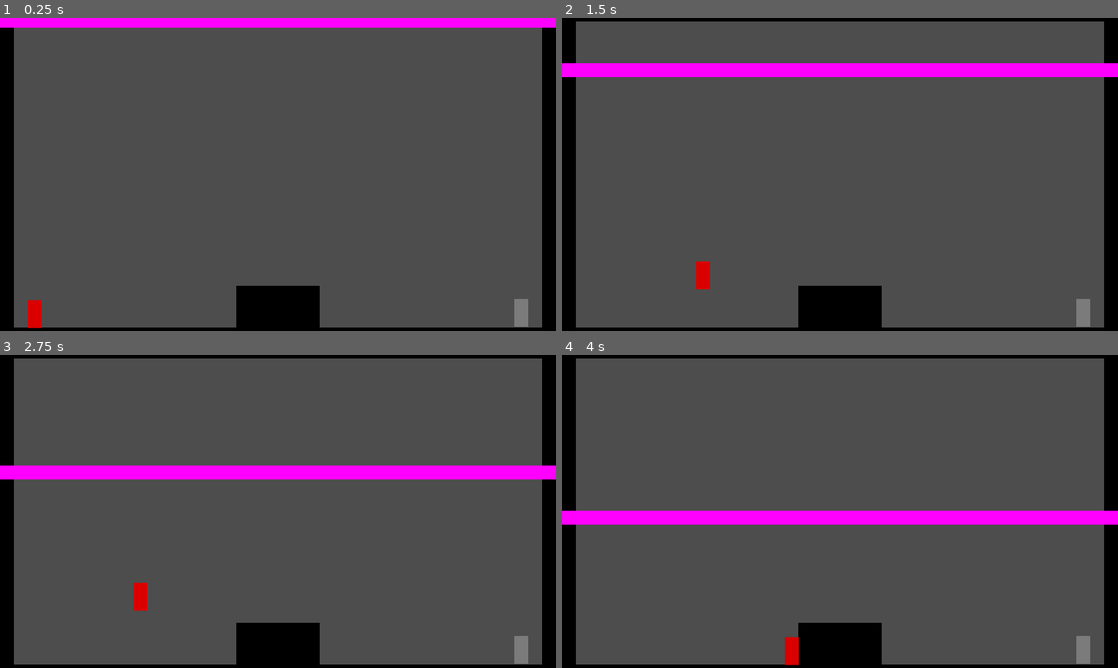
Above: before the commit, frames 1-4 (two rows, left to right).
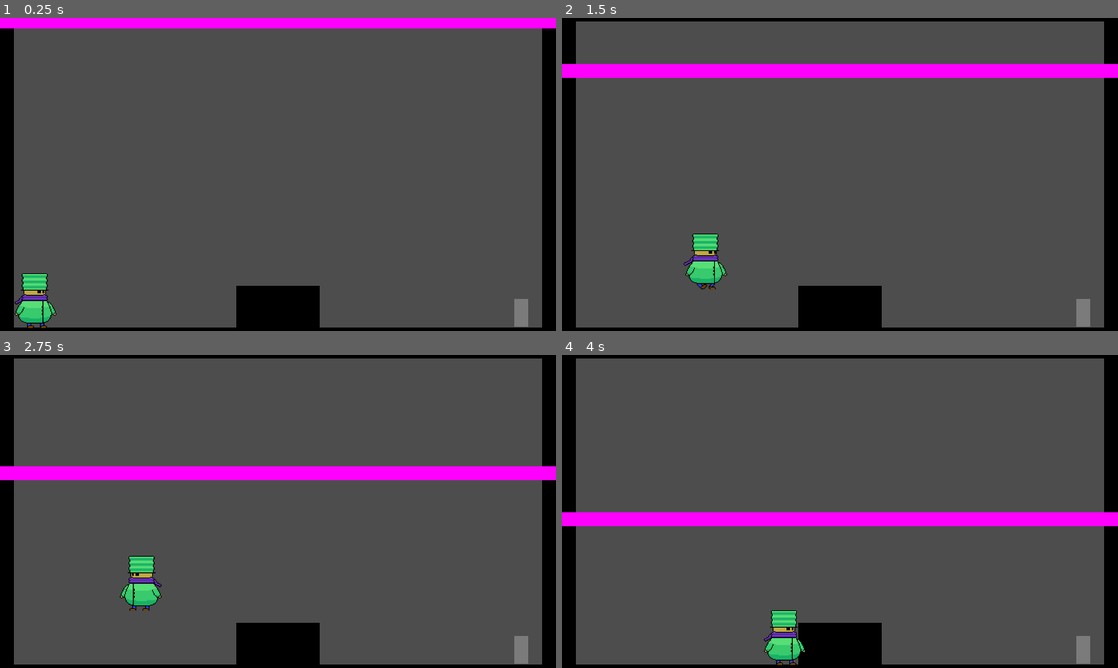
Above: after the commit, the same moments.

Repository: thanikTheDev/shrinking-nightmare
Game: Godot game, scene res://Scenes/Level1.tscn
Same seed, same stepped clock (60 frames per second), same inputs: the game is played once before the commit and once after it.
Inputs:
- Up to frame 1 (0.25 s): no input
- Up to frame 2 (1.5 s): tap Enter at 0.5 s; hold S (crouch) 0.53-1.28 s; hold D (right) from 0.53 s (still down); tap Space (jump) at 0.77, 0.8, 1.07, 1.35 s
- Up to frame 3 (2.75 s): tap Space (jump) at 1.52, 1.82, 2.3 s; tap S (crouch) at 1.55 s; release D (right) at 2.03 s; hold A (left) from 2.03 s (still down); hold S (crouch) from 2.03 s (still down)
- Up to frame 4 (4 s): release A (left) at 2.78 s; release S (crouch) at 2.78 s; hold D (right) from 2.78 s (still down); tap S (crouch) at 2.85 s; tap Space (jump) at 3.02, 3.32 s; hold Space (jump) from 3.53 s (still down)

The runs differ from the first frame. In frame 1, 1.1% of the frame differs, in the area x 0-100%, y 2-100%; in frame 2, 1.4%; in frame 3, 1.4%; in frame 4, 1.8%, in the area x 0-100%, y 49-100%.

Commit message:
Player Animations and Player Script cleanup

Diff:
--- a/Prefabs/Player.tscn
+++ b/Prefabs/Player.tscn
@@ -1,26 +1,265 @@
-[gd_scene load_steps=5 format=3 uid="uid://bmbvdjsjnpi6d"]
+[gd_scene load_steps=21 format=3 uid="uid://bmbvdjsjnpi6d"]
 
 [ext_resource type="Script" path="res://Scripts/Player.gd" id="1_o4bp7"]
-
-[sub_resource type="Gradient" id="Gradient_dwdho"]
-offsets = PackedFloat32Array(1)
-colors = PackedColorArray(0.862745, 0, 0, 1)
-
-[sub_resource type="GradientTexture2D" id="GradientTexture2D_hl0qt"]
-gradient = SubResource("Gradient_dwdho")
-width = 16
-height = 32
+[ext_resource type="Texture2D" uid="uid://b7anped7kintn" path="res://Sprites/Player.png" id="2_3nppt"]
+[ext_resource type="AudioStream" uid="uid://c46wnhppl617y" path="res://Sounds/Effects/walk.wav" id="3_7cf0i"]
 
 [sub_resource type="CapsuleShape2D" id="CapsuleShape2D_k114r"]
-radius = 8.0
-height = 31.0
+radius = 22.0
+height = 64.0
+
+[sub_resource type="Animation" id="Animation_rt0i1"]
+resource_name = "idle_left"
+length = 2.0
+loop_mode = 1
+tracks/0/type = "value"
+tracks/0/imported = false
+tracks/0/enabled = true
+tracks/0/path = NodePath("Sprite:frame")
+tracks/0/interp = 1
+tracks/0/loop_wrap = true
+tracks/0/keys = {
+"times": PackedFloat32Array(0, 0.7, 0.8, 1.3, 1.4, 1.5, 1.6),
+"transitions": PackedFloat32Array(1, 1, 1, 1, 1, 1, 1),
+"update": 1,
+"values": [1, 0, 1, 0, 1, 0, 1]
+}
+tracks/1/type = "value"
+tracks/1/imported = false
+tracks/1/enabled = true
+tracks/1/path = NodePath("Sprite:flip_h")
+tracks/1/interp = 1
+tracks/1/loop_wrap = true
+tracks/1/keys = {
+"times": PackedFloat32Array(0),
+"transitions": PackedFloat32Array(1),
+"update": 1,
+"values": [true]
+}
+
+[sub_resource type="Animation" id="Animation_sx58w"]
+length = 0.001
+tracks/0/type = "value"
+tracks/0/imported = false
+tracks/0/enabled = true
+tracks/0/path = NodePath("Sprite:flip_h")
+tracks/0/interp = 1
+tracks/0/loop_wrap = true
+tracks/0/keys = {
+"times": PackedFloat32Array(0),
+"transitions": PackedFloat32Array(1),
+"update": 1,
+"values": [false]
+}
+tracks/1/type = "value"
+tracks/1/imported = false
+tracks/1/enabled = true
+tracks/1/path = NodePath("Sprite:frame")
+tracks/1/interp = 1
+tracks/1/loop_wrap = true
+tracks/1/keys = {
+"times": PackedFloat32Array(0),
+"transitions": PackedFloat32Array(1),
+"update": 1,
+"values": [1]
+}
+
+[sub_resource type="Animation" id="Animation_4lohu"]
+resource_name = "idle_right"
+length = 2.0
+loop_mode = 1
+tracks/0/type = "value"
+tracks/0/imported = false
+tracks/0/enabled = true
+tracks/0/path = NodePath("Sprite:frame")
+tracks/0/interp = 1
+tracks/0/loop_wrap = true
+tracks/0/keys = {
+"times": PackedFloat32Array(0, 0.7, 0.8, 1.3, 1.4, 1.5, 1.6),
+"transitions": PackedFloat32Array(1, 1, 1, 1, 1, 1, 1),
+"update": 1,
+"values": [1, 0, 1, 0, 1, 0, 1]
+}
+tracks/1/type = "value"
+tracks/1/imported = false
+tracks/1/enabled = true
+tracks/1/path = NodePath("Sprite:flip_h")
+tracks/1/interp = 1
+tracks/1/loop_wrap = true
+tracks/1/keys = {
+"times": PackedFloat32Array(0),
+"transitions": PackedFloat32Array(1),
+"update": 1,
+"values": [false]
+}
+
+[sub_resource type="Animation" id="Animation_5hy54"]
+resource_name = "walk_left"
+length = 0.4
+loop_mode = 1
+tracks/0/type = "value"
+tracks/0/imported = false
+tracks/0/enabled = true
+tracks/0/path = NodePath("Sprite:frame")
+tracks/0/interp = 1
+tracks/0/loop_wrap = true
+tracks/0/keys = {
+"times": PackedFloat32Array(0, 0.1, 0.2, 0.3),
+"transitions": PackedFloat32Array(1, 1, 1, 1),
+"update": 1,
+"values": [1, 2, 1, 3]
+}
+tracks/1/type = "value"
+tracks/1/imported = false
+tracks/1/enabled = true
+tracks/1/path = NodePath("Sprite:flip_h")
+tracks/1/interp = 1
+tracks/1/loop_wrap = true
+tracks/1/keys = {
+"times": PackedFloat32Array(0),
+"transitions": PackedFloat32Array(1),
+"update": 1,
+"values": [true]
+}
+tracks/2/type = "audio"
+tracks/2/imported = false
+tracks/2/enabled = true
+tracks/2/path = NodePath("AudioStreamPlayer2D")
+tracks/2/interp = 1
+tracks/2/loop_wrap = true
+tracks/2/keys = {
+"clips": [{
+"end_offset": 3.14,
+"start_offset": 0.0,
+"stream": ExtResource("3_7cf0i")
+}],
+"times": PackedFloat32Array(0)
+}
+tracks/2/use_blend = true
+
+[sub_resource type="Animation" id="Animation_6so73"]
+resource_name = "walk_right"
+length = 0.4
+loop_mode = 1
+tracks/0/type = "value"
+tracks/0/imported = false
+tracks/0/enabled = true
+tracks/0/path = NodePath("Sprite:frame")
+tracks/0/interp = 1
+tracks/0/loop_wrap = true
+tracks/0/keys = {
+"times": PackedFloat32Array(0, 0.1, 0.2, 0.3),
+"transitions": PackedFloat32Array(1, 1, 1, 1),
+"update": 1,
+"values": [1, 2, 1, 3]
+}
+tracks/1/type = "value"
+tracks/1/imported = false
+tracks/1/enabled = true
+tracks/1/path = NodePath("Sprite:flip_h")
+tracks/1/interp = 1
+tracks/1/loop_wrap = true
+tracks/1/keys = {
+"times": PackedFloat32Array(0),
+"transitions": PackedFloat32Array(1),
+"update": 1,
+"values": [false]
+}
+tracks/2/type = "audio"
+tracks/2/imported = false
+tracks/2/enabled = true
+tracks/2/path = NodePath("AudioStreamPlayer2D")
+tracks/2/interp = 1
+tracks/2/loop_wrap = true
+tracks/2/keys = {
+"clips": [{
+"end_offset": 3.14,
+"start_offset": 0.0,
+"stream": ExtResource("3_7cf0i")
+}],
+"times": PackedFloat32Array(0)
+}
+tracks/2/use_blend = true
+
+[sub_resource type="AnimationLibrary" id="AnimationLibrary_nfcs4"]
+_data = {
+"RESET": SubResource("Animation_sx58w"),
+"idle_left": SubResource("Animation_rt0i1"),
+"idle_right": SubResource("Animation_4lohu"),
+"walk_left": SubResource("Animation_5hy54"),
+"walk_right": SubResource("Animation_6so73")
+}
+
+[sub_resource type="AnimationNodeAnimation" id="AnimationNodeAnimation_1ffyc"]
+animation = &"idle_right"
+
+[sub_resource type="AnimationNodeAnimation" id="AnimationNodeAnimation_022r7"]
+animation = &"idle_left"
+
+[sub_resource type="AnimationNodeBlendSpace1D" id="AnimationNodeBlendSpace1D_5tjjx"]
+blend_point_0/node = SubResource("AnimationNodeAnimation_1ffyc")
+blend_point_0/pos = 1.0
+blend_point_1/node = SubResource("AnimationNodeAnimation_022r7")
+blend_point_1/pos = -1.0
+value_label = "x"
+blend_mode = 1
+
+[sub_resource type="AnimationNodeAnimation" id="AnimationNodeAnimation_q08tn"]
+animation = &"walk_right"
+
+[sub_resource type="AnimationNodeAnimation" id="AnimationNodeAnimation_ctgxi"]
+animation = &"walk_left"
+
+[sub_resource type="AnimationNodeBlendSpace1D" id="AnimationNodeBlendSpace1D_81qng"]
+blend_point_0/node = SubResource("AnimationNodeAnimation_q08tn")
+blend_point_0/pos = 1.0
+blend_point_1/node = SubResource("AnimationNodeAnimation_ctgxi")
+blend_point_1/pos = -1.0
+blend_mode = 1
+
+[sub_resource type="AnimationNodeStateMachineTransition" id="AnimationNodeStateMachineTransition_2mu4t"]
+advance_mode = 2
+
+[sub_resource type="AnimationNodeStateMachineTransition" id="AnimationNodeStateMachineTransition_7p1o4"]
+advance_mode = 2
+advance_condition = &"walking"
+
+[sub_resource type="AnimationNodeStateMachineTransition" id="AnimationNodeStateMachineTransition_33su7"]
+advance_mode = 2
+advance_condition = &"idling"
+
+[sub_resource type="AnimationNodeStateMachine" id="AnimationNodeStateMachine_duypr"]
+states/Idle/node = SubResource("AnimationNodeBlendSpace1D_5tjjx")
+states/Idle/position = Vector2(344, 100)
+states/Walk/node = SubResource("AnimationNodeBlendSpace1D_81qng")
+states/Walk/position = Vector2(519, 100)
+transitions = ["Start", "Idle", SubResource("AnimationNodeStateMachineTransition_2mu4t"), "Idle", "Walk", SubResource("AnimationNodeStateMachineTransition_7p1o4"), "Walk", "Idle", SubResource("AnimationNodeStateMachineTransition_33su7")]
 
 [node name="Player" type="CharacterBody2D" groups=["Player"]]
-position = Vector2(0, -16)
+position = Vector2(0, -32)
 script = ExtResource("1_o4bp7")
 
 [node name="Sprite" type="Sprite2D" parent="."]
-texture = SubResource("GradientTexture2D_hl0qt")
+texture = ExtResource("2_3nppt")
+hframes = 5
+vframes = 5
+frame = 1
 
 [node name="Collider" type="CollisionShape2D" parent="."]
 shape = SubResource("CapsuleShape2D_k114r")
+
+[node name="AnimationPlayer" type="AnimationPlayer" parent="."]
+libraries = {
+"": SubResource("AnimationLibrary_nfcs4")
+}
+
+[node name="AnimationTree" type="AnimationTree" parent="."]
+tree_root = SubResource("AnimationNodeStateMachine_duypr")
+anim_player = NodePath("../AnimationPlayer")
+active = true
+parameters/conditions/idling = false
+parameters/conditions/walking = false
+parameters/Idle/blend_position = 0.0
+parameters/Walk/blend_position = 0.003003
+
+[node name="AudioStreamPlayer2D" type="AudioStreamPlayer2D" parent="."]
--- a/Scripts/Player.gd
+++ b/Scripts/Player.gd
@@ -8,7 +8,11 @@
 const SPEED = 150.0
 
 @onready var collider : CollisionShape2D = $Collider
+@onready var animation_tree : AnimationTree = $AnimationTree
+
+var collider_height: int = 63
 var crouched : bool = false
+var current_speed : float
 var direction : float
 var gravity = ProjectSettings.get_setting("physics/2d/default_gravity")
 
@@ -18,51 +22,67 @@
 
 func _physics_process(delta):
 	var previous_position : Vector2 = global_position
-	var current_speed = SPEED
+	current_speed = SPEED
 
 	if not is_on_floor():
-		if velocity.y > 0:
-			if not Input.is_action_pressed("jump"):
-				velocity.y += gravity * LOW_JUMP_MULTIPLIER * delta
-			else:
-				velocity.y += gravity * delta
+		_update_vertical_velocity(delta)
+	else:
+		_update_grounded_logic()
+
+	_update_horizontal_velocity()
+
+	move_and_slide()
+	_update_animation_parameters()
+
+	if previous_position != global_position:
+		emit_signal("moved")
+
+func _update_vertical_velocity(delta):
+	if velocity.y > 0:
+		if not Input.is_action_pressed("jump"):
+			velocity.y += gravity * LOW_JUMP_MULTIPLIER * delta
 		else:
-			velocity.y += gravity * FALL_MULTIPLIER * delta
+			velocity.y += gravity * delta
 	else:
-		if Input.is_action_pressed("crouch") and not crouched:
-			crouched = true
-			current_speed *= 0.5
-			collider.shape.height = 15
-			collider.position.y = 8
-		elif crouched:
-			current_speed *= 0.5
-			if not Input.is_action_pressed("crouch") and not is_under_object():
-				crouched = false
-		else:
-			crouched = false
-			collider.shape.height = 31
-			collider.position.y = 0
+		velocity.y += gravity * FALL_MULTIPLIER * delta
 
-
-	if Input.is_action_just_pressed("jump") and is_on_floor():
-		velocity.y = JUMP_VELOCITY
-
+func _update_horizontal_velocity():
 	direction = Input.get_axis("left", "right")
 	if direction:
 		velocity.x = direction * current_speed
 	else:
 		velocity.x = 0
 
-	move_and_slide()
+func _update_grounded_logic():
+	if Input.is_action_just_pressed("jump"):
+			velocity.y = JUMP_VELOCITY
+	elif Input.is_action_pressed("crouch") and not crouched:
+		crouched = true
+		current_speed *= 0.5
+		collider.shape.height = (collider_height + 1) / 2 - 1
+		collider.position.y = (collider_height + 1) / 4
+	elif crouched:
+		current_speed *= 0.5
+		if not Input.is_action_pressed("crouch") and not _is_under_object():
+			crouched = false
+	else:
+		crouched = false
+		collider.shape.height = collider_height
+		collider.position.y = 0
 
-	if previous_position != global_position:
-		emit_signal("moved")
+func _update_animation_parameters():
+	animation_tree["parameters/conditions/idling"] = velocity == Vector2.ZERO
+	animation_tree["parameters/conditions/walking"] = velocity.x != 0 and velocity.y == 0
 
-func game_over():
-	get_tree().reload_current_scene()
+	if direction:
+		animation_tree["parameters/Idle/blend_position"] = direction
+		animation_tree["parameters/Walk/blend_position"] = direction
 
-func is_under_object():
+func _is_under_object():
 	var space_state = get_world_2d().direct_space_state
 	var query = PhysicsRayQueryParameters2D.create(global_position, global_position + Vector2.UP)
 	query.exclude = [self]
 	return space_state.intersect_ray(query)
+
+func game_over():
+	get_tree().reload_current_scene()
--- /dev/null
+++ b/default_bus_layout.tres
@@ -0,0 +1,3 @@
+[gd_resource type="AudioBusLayout" format=3 uid="uid://dlm5yly1u3hvr"]
+
+[resource]
Not shown, added: Sounds/Effects/crouch.wav.import
Not shown, added: Sounds/Effects/crouch_walk.wav.import
Not shown, added: Sounds/Effects/death.wav.import
Not shown, added: Sounds/Effects/jump.wav.import
Not shown, added: Sounds/Effects/key_collected.wav.import
Not shown, added: Sounds/Effects/pause.wav.import
Not shown, added: Sounds/Effects/walk.wav.import
Not shown, added: Sounds/Effects/wall_moving.wav.import
